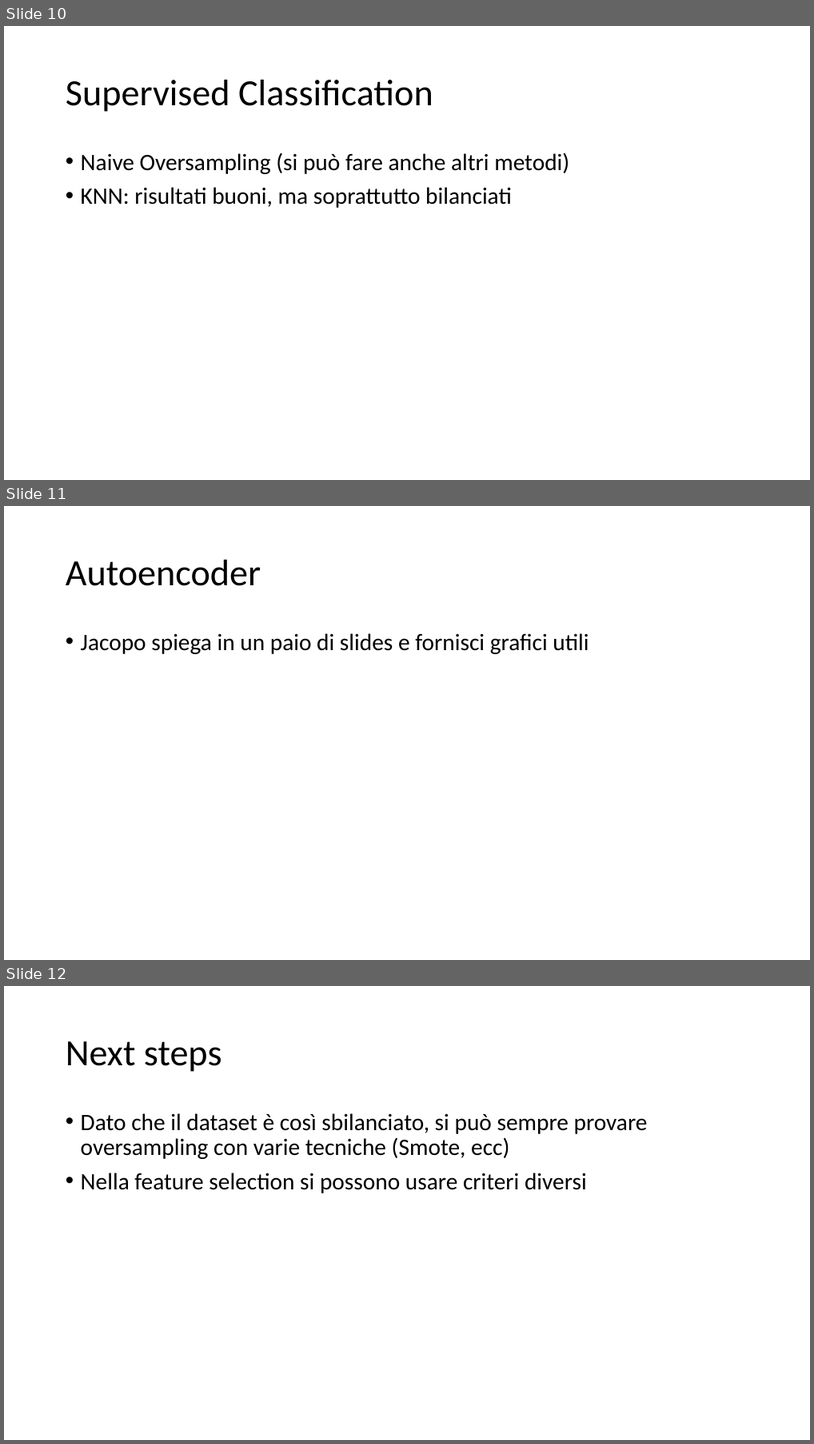
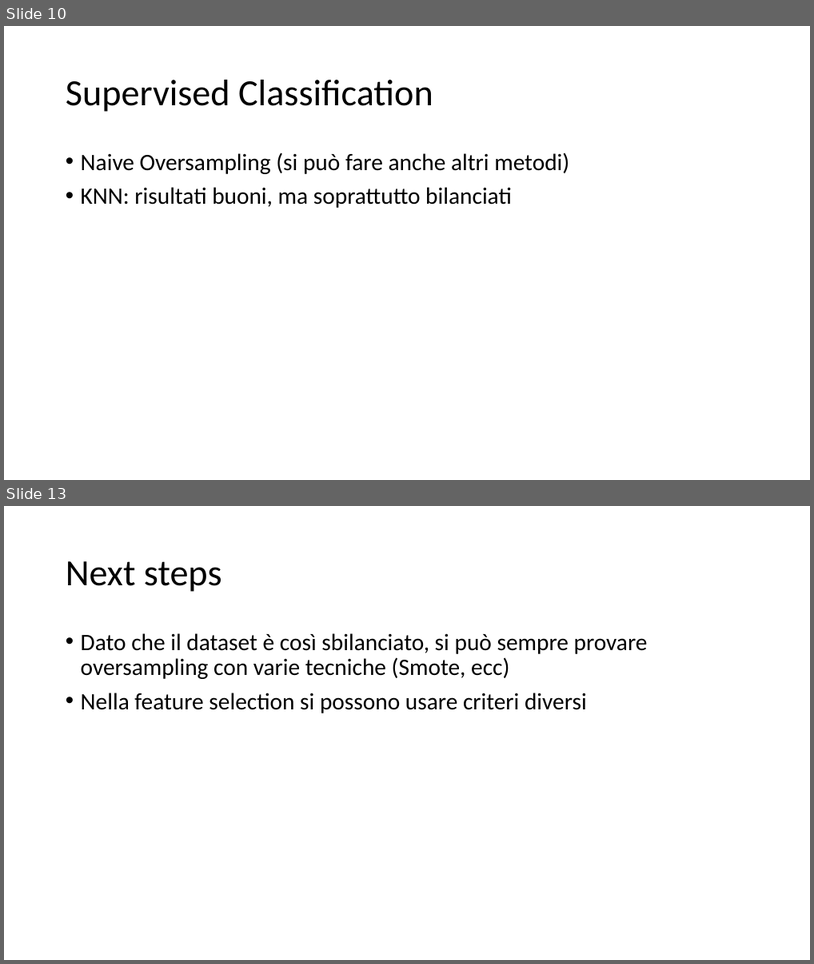
Before and after one commit to jstringara/Fintech, a slide deck: BC3/G/Bozza.pptx. Shown one above the other, each under a label of ours: slides 10, 11 and 12 before the commit, slides 10 and 13 after it; the slides between them are not shown. The pictures are 814x1444 and 814x964 pixels, drawn with LibreOffice and Linux fonts; fonts in the diff are those of the drawing. Boxes give left, top, right and bottom in pixels: in the first picture for what was removed or moved away, otherwise in the second. Text is boxed around its words. In the diff, an @@ line names an element or a change of style, - is before the commit and + after.

```diff
--- a/BC3/G/Bozza.pptx
+++ b/BC3/G/Bozza.pptx
@@ slide 11 removed at [4, 506, 810, 960], background #FFFFFF @@
@@ title removed at [66, 560, 261, 586] @@
-Autoencoder
@@ text removed at [81, 633, 589, 654] @@
-• Jacopo spiega in un paio di slides e fornisci grafici utili
@@ what was slide 12 is now slide 13 @@
```
Also in this commit, not shown: 2 slides added, 8 other files.
